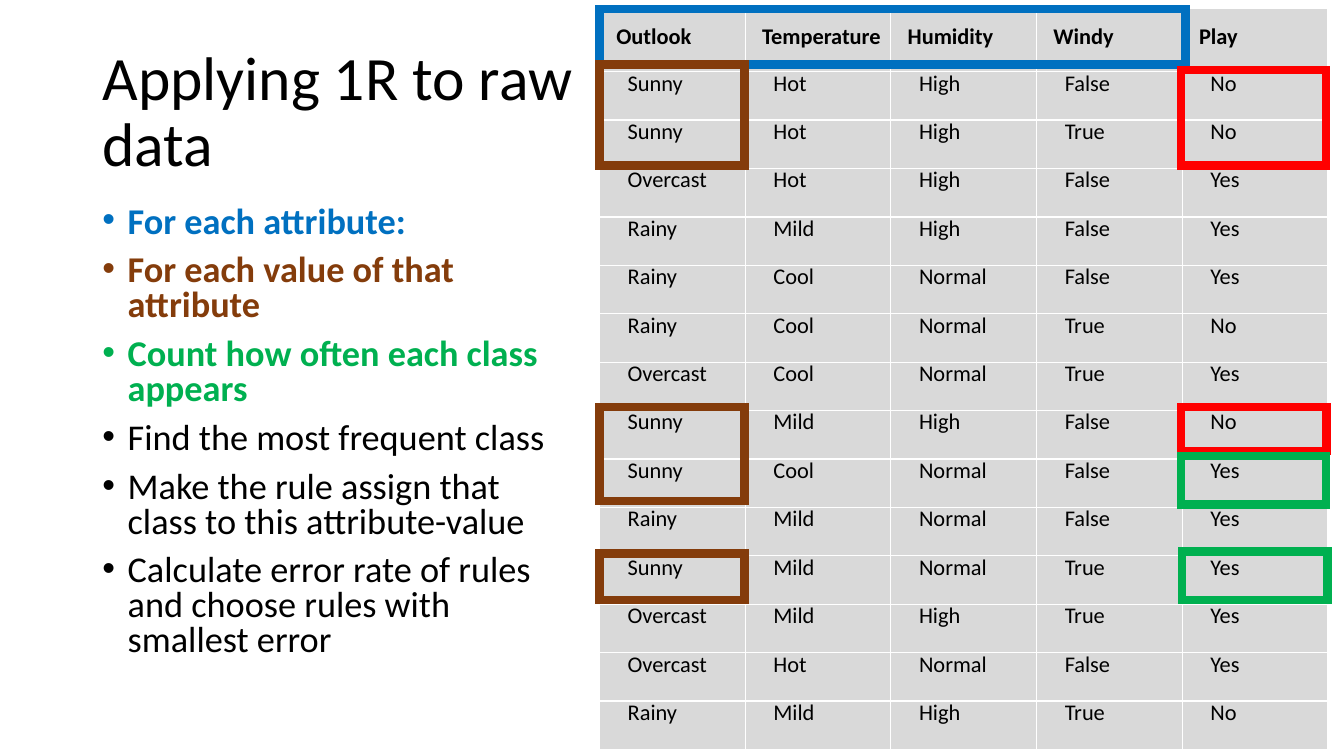
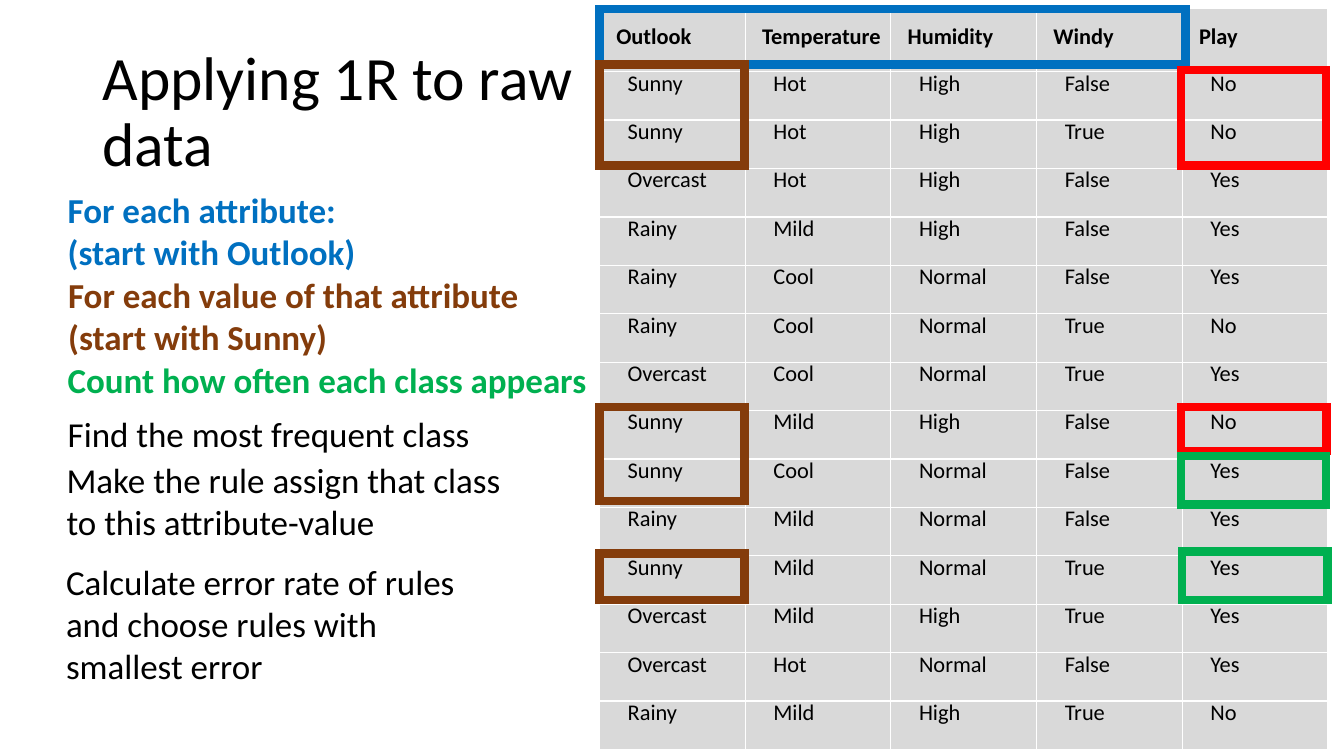
Before and after one commit to russellu/cs405, a slide deck: slide 7 of Lecture_04.pptx (slide 9 before the commit). Drawn at 1344x756 pixels with LibreOffice and Linux fonts; fonts in the diff are those of the drawing. Boxes give left, top, right and bottom in pixels: in the first picture for what was removed or moved away, otherwise in the second. Text is boxed around its words. In the diff, an @@ line names an element or a change of style, - is before the commit and + after.

Commit message:
Add

```diff
--- a/Lecture_04.pptx
+++ b/Lecture_04.pptx
@@ text added at (x1=68, y1=198, x2=355, y2=270), 25 pt, text #0070C0, bold @@
+For each attribute:
+(start with Outlook)
@@ text removed at (x1=128, y1=208, x2=544, y2=653) @@
-• For each attribute:
-• For each value of that attribute
-• Count how often each class appears
-• Find the most frequent class
-• Make the rule assign that class to this attribute-value
-• Calculate error rate of rules and choose rules with smallest error
@@ text added at (x1=68, y1=283, x2=519, y2=356), 25 pt, text #843C0B, bold @@
+For each value of that attribute
+(start with Sunny)
@@ text added at (x1=68, y1=368, x2=587, y2=399), 25 pt, text #00B050, bold @@
+Count how often each class appears
@@ text added at (x1=68, y1=422, x2=470, y2=453), 25 pt, text #000000 @@
+Find the most frequent class
@@ text added at (x1=67, y1=468, x2=500, y2=536), 25 pt, text #000000 @@
+Make the rule assign that class to this attribute-value
@@ text added at (x1=66, y1=570, x2=455, y2=680), 25 pt, text #000000 @@
+Calculate error rate of rules and choose rules with smallest error
```
Also in this commit, not shown: 12 other slides changed, 3 slides added, 1 slide removed.
